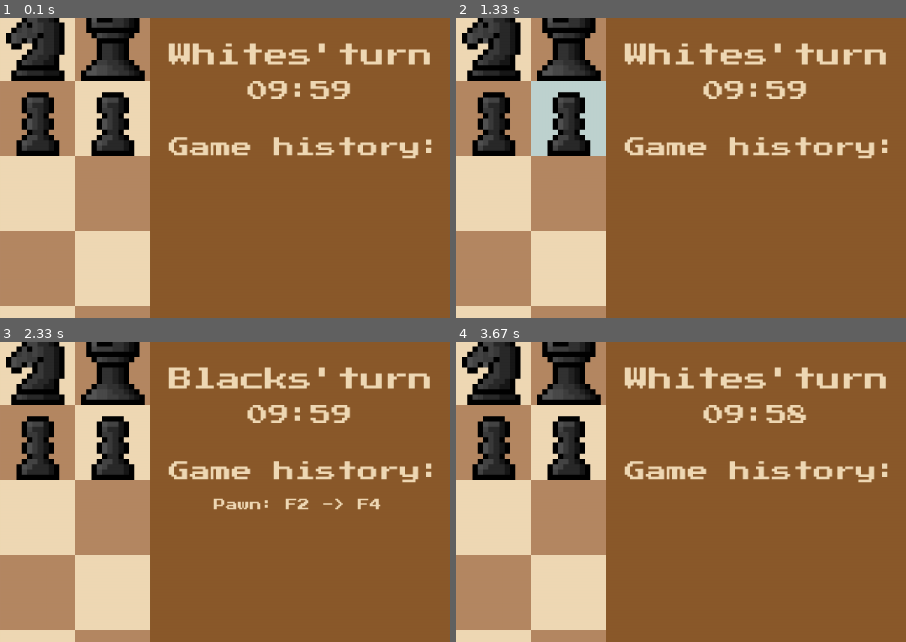
Above: before the commit, frames 1-4 (two rows, left to right).
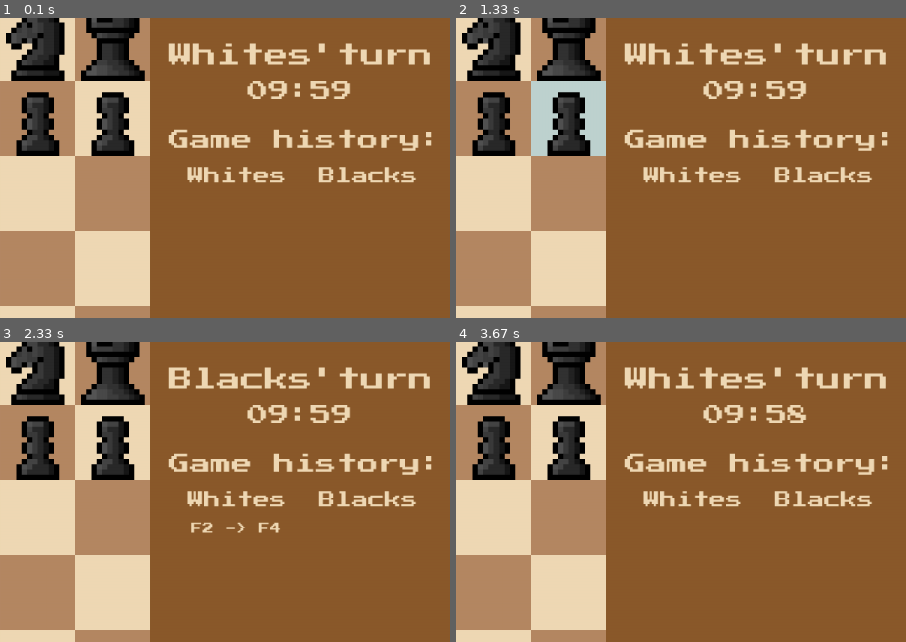
Above: after the commit, the same moments.

Repository: samuelminambres/chess.py
Game: pygame game, started from src/main.py
The game is run twice, just before and just after one commit, with the same random seed, the same clock (stepped at 60 frames per second) and the same inputs.
Inputs (mouse positions are % of the whole screen's width and height, from its top left):
- Up to frame 1 (0.1 s): no input
- Up to frame 2 (1.33 s): click "RESTART" at 0.38 s; click (65, 15) at 1.22 s
- Up to frame 3 (2.33 s): click (62, 59) at 1.55 s; click (45, 76) at 1.88 s; click (50, 62) at 2.22 s
- Up to frame 4 (3.67 s): click "UNDO" at 2.55 s
The pictures show only the part of the screen within x 50-100%, y 2-52%; the shares and areas given below are measured in that part.

The runs differ from the first frame. In frame 1, 3.5% of the frame differs, in the area x 37-96%, y 37-55%; in frame 2, 3.5%; in frame 3, 4.1%, in the area x 37-96%, y 37-64%; in frame 4, 3.5%.

Commit message:
feat: scrollable history and pawn promotion menu

Diff:
--- a/src/game.py
+++ b/src/game.py
@@ -84,7 +84,7 @@
     def __str__(self):
         result = ""
         for move in self.history:
-            result += f"\n{type(move["piece"]).__name__}: {to_notation(move["start"])} -> {to_notation(move["end"])}"
+            result += f"{to_notation(move["start"])} -> {to_notation(move["end"])}\n"
         return result
 
     def setup_standard_board(self):
@@ -167,24 +167,25 @@
         return legal_moves
 
     def pawn_promotion(self, x, y):
+        return (y == 0 or y == 7) and isinstance(self.board.get_piece_at(x, y), Pawn)
+
+    def promotion_to(self, piece, x, y):
         pawn = self.board.get_piece_at(x, y)
-        if not(y == 0 or y == 7) or not isinstance(pawn, Pawn):
-            return False
-        while True:
-            piece_to_promote = input("\nPawn promotion (Q, R, B, N): ").strip().upper()
-            self.board.remove_piece(x, y)
-            if piece_to_promote == "Q":
-                self.board.add_piece(Queen(pawn.color), x, y)
-            elif piece_to_promote == "R":
-                self.board.add_piece(Rook(pawn.color, has_moved = True), x, y)
-            elif piece_to_promote == "B":
-                self.board.add_piece(Bishop(pawn.color), x, y)
-            elif piece_to_promote == "N":
-                self.board.add_piece(Knight(pawn.color), x, y)
-            else:
-                print("\nPiece invalid, try again")
-                continue
-            return True
+        self.board.remove_piece(x, y)
+        if piece == "Q":
+            self.board.add_piece(Queen(pawn.color), x, y)
+        elif piece == "R":
+            self.board.add_piece(Rook(pawn.color, has_moved = True), x, y)
+        elif piece == "B":
+            self.board.add_piece(Bishop(pawn.color), x, y)
+        elif piece == "N":
+            self.board.add_piece(Knight(pawn.color), x, y)
+
+    def swap_turn(self):
+        if self.turn == "W":
+            self.turn = "B"
+        else:
+            self.turn = "W"
 
     def play_move(self, start, end):
         legal_moves = self.get_all_legal_moves()
@@ -204,14 +205,12 @@
                     self.board.en_passant_target = (start[0], start[1] + value)
                 else:
                     self.board.en_passant_target = None
-                # Pawn promotion
-                self.pawn_promotion(end[0], end[1])
                 # has_moved parameter comprobation for castling
                 if isinstance(piece, King):
                     piece.has_moved = True
                 elif isinstance(piece, Rook):
                     piece.has_moved = True
-                # Timer and swap turn logic
+                # Timer
                 current_time = time.time()
                 time_spent = current_time - self.turn_time
                 if self.turn  == "W":
@@ -219,12 +218,10 @@
                         return "TIMEOUT"
                     else:
                         self.white_timer -= time_spent
-                    self.turn = "B"
                 else:
                     self.black_timer -= time_spent
                     if self.black_timer <= 0:
                         return "TIMEOUT"
-                    self.turn = "W"
                 self.turn_time = time.time()
                 return "SUCCESS"
         return "INVALID"
--- a/src/gui.py
+++ b/src/gui.py
@@ -2,6 +2,7 @@
 import os
 from utils import seg_to_min_seg
 import time
+from math import ceil
 
 class Gui:
 
@@ -15,6 +16,9 @@
         self.images = {}
         self.load_images()
         self.font = os.path.join(os.path.dirname(__file__), "..", "assets", "fonts", "PressStart2P.ttf")
+        self.scroll_y = 0
+        self.light_color = (240, 217, 181)
+        self.dark_color = (181, 136, 99)
 
     def load_images(self):
         current_directory = os.path.dirname(__file__)
@@ -26,11 +30,9 @@
             self.images[piece] = pygame.transform.scale(image, (self.square_size, self.square_size))
 
     def draw_board(self):
-        light_color = (240, 217, 181)
-        dark_color = (181, 136, 99)
         for y in range(8):
             for x in range(8):
-                color = light_color if (x + y) % 2 == 0 else dark_color
+                color = self.light_color if (x + y) % 2 == 0 else self.dark_color
                 square = (x * self.square_size, y * self.square_size, self.square_size, self.square_size)
                 pygame.draw.rect(self.display, color, square)
 
@@ -51,23 +53,33 @@
         # timers
         self.timer(game)
         # game history
-        game_history = pygame.font.Font(self.font, 28).render("Game history:", True, (240, 217, 181))
-        self.display.blit(game_history, (825, 175))
+        game_history = pygame.font.Font(self.font, 28).render("Game history:", True, self.light_color)
+        self.display.blit(game_history, (825, 165))
+        whites = pygame.font.Font(self.font, 22).render("Whites", True, self.light_color)
+        self.display.blit(whites, (850, 215))
+        blacks = pygame.font.Font(self.font, 22).render("Blacks", True, self.light_color)
+        self.display.blit(blacks, (1025, 215))
+        # scrollable history
+        history_space = pygame.Surface((self.width - self.square_size * 8, 435), pygame.SRCALPHA)
+        history_space.fill((0,0,0,0))
         history = str(game).split("\n")
-        height = 225
-        for line in history[::-1]:
-            render_line = pygame.font.Font(self.font, 16).render(line, True, (240, 217, 181))
-            self.display.blit(render_line, (885, height))
-            height += 25
-            if height >= 700:
-                break
+        self.scrollbar(game)
+        for i, line in enumerate(history):
+            render_line = pygame.font.Font(self.font, 15).render(line, True, self.light_color)
+            # Whites
+            if i % 2 == 0:
+                history_space.blit(render_line, (55, i*15 + self.scroll_y))
+            # Blacks
+            else:
+                history_space.blit(render_line, (230, (i-1)*15 + self.scroll_y))
+        self.display.blit(history_space, (800, 257))
         # undo button
-        pygame.draw.rect(self.display, (181, 136, 99), (825, 725, 150, 50))
-        undo = pygame.font.Font(self.font, 20).render("UNDO", True, (240, 217, 181))
+        pygame.draw.rect(self.display, self.dark_color, (825, 725, 150, 50))
+        undo = pygame.font.Font(self.font, 20).render("UNDO", True, self.light_color)
         self.display.blit(undo, (860, 741))
         # restart button
-        pygame.draw.rect(self.display, (181, 136, 99), (1025, 725, 150, 50))
-        restart = pygame.font.Font(self.font, 20).render("RESTART", True, (240, 217, 181))
+        pygame.draw.rect(self.display, self.dark_color, (1025, 725, 150, 50))
+        restart = pygame.font.Font(self.font, 20).render("RESTART", True, self.light_color)
         self.display.blit(restart, (1031, 741))
 
     def timer(self, game):
@@ -80,13 +92,30 @@
             turn = "Blacks'"
         if current_time <= 0:
             return False
-        turn_line = pygame.font.Font(self.font, 32).render(f"{turn}turn", True, (240, 217, 181))
-        timer = pygame.font.Font(self.font, 28).render(seg_to_min_seg(current_time), True, (240, 217, 181))
+        turn_line = pygame.font.Font(self.font, 32).render(f"{turn}turn", True, self.light_color)
+        timer = pygame.font.Font(self.font, 28).render(seg_to_min_seg(current_time), True, self.light_color)
         self.display.blit(turn_line, (825, 50))
         self.display.blit(timer, (930, 100))
-
         return True
 
+    def scroll_limits(self, game):
+        history_pixel_length = ceil(len(game.history)/2)*30 - 15
+        if history_pixel_length > 435:
+            if self.scroll_y > 0:
+                self.scroll_y = 0
+            if self.scroll_y < 435 - history_pixel_length:
+                self.scroll_y = 435 - history_pixel_length
+            return 435 - history_pixel_length
+        self.scroll_y = 0
+        return False
+
+    def scrollbar(self, game):
+        scroll_difference = self.scroll_limits(game)
+        if not scroll_difference:
+            return None
+        bar = pygame.Surface((10, 435 + scroll_difference))
+        bar.fill(self.light_color)
+        self.display.blit(bar, (1170, 257 - self.scroll_y))
 
     def translate_coords(self, x_mouse, y_mouse):
         return x_mouse // self.square_size, y_mouse // self.square_size
@@ -95,23 +124,37 @@
         background = pygame.Surface((self.width, self.height), pygame.SRCALPHA)
         background.fill((0, 0, 0, 80))
         self.display.blit(background, (0, 0))
-        pygame.draw.rect(self.display, (181, 136, 99), (200, 200, 800, 400))
+        pygame.draw.rect(self.display, self.dark_color, (200, 200, 800, 400))
         if result == "CHECKMATE" or "TIMEOUT":
             if result == "CHECKMATE":
-                line_1 = pygame.font.Font(self.font, 80).render("CHECKMATE!", True, (240, 217, 181))
+                line_1 = pygame.font.Font(self.font, 80).render("CHECKMATE!", True, self.light_color)
             else:
-                line_1 = pygame.font.Font(self.font, 100).render("TIMEOUT!", True, (240, 217, 181))
+                line_1 = pygame.font.Font(self.font, 100).render("TIMEOUT!", True, self.light_color)
             winner = "Blacks" if game.turn == "W" else "Whites"
-            line_2 = pygame.font.Font(self.font, 60).render(f"{winner} win", True, (240, 217, 181))
+            line_2 = pygame.font.Font(self.font, 60).render(f"{winner} win", True, self.light_color)
             self.display.blit(line_2, (310, 425))
         elif result == "STALEMATE":
-            line_1 = pygame.font.Font(self.font, 80).render("STALEMATE!", True, (240, 217, 181))
-            line_2 = pygame.font.Font(self.font, 60).render("Tie", True, (240, 217, 181))
+            line_1 = pygame.font.Font(self.font, 80).render("STALEMATE!", True, self.light_color)
+            line_2 = pygame.font.Font(self.font, 60).render("Tie", True, self.light_color)
             self.display.blit(line_2, (505, 425))
         self.display.blit(line_1, (215, 325))
         pygame.display.flip()
 
-    def update_display(self, game, selected_square):
+    def pawn_promotion_menu(self, game):
+        background = pygame.Surface((self.width, self.height), pygame.SRCALPHA)
+        background.fill((0, 0, 0, 80))
+        self.display.blit(background, (0, 0))
+        pygame.draw.rect(self.display, self.dark_color, (275, 300, 650, 200))
+        pygame.draw.rect(self.display, self.light_color, (315, 340, 120, 120))
+        pygame.draw.rect(self.display, self.light_color, (465, 340, 120, 120))
+        pygame.draw.rect(self.display, self.light_color, (615, 340, 120, 120))
+        pygame.draw.rect(self.display, self.light_color, (765, 340, 120, 120))
+        self.display.blit(self.images[f"{game.turn}Queen"], (325, 350))
+        self.display.blit(self.images[f"{game.turn}Rook"], (475, 350))
+        self.display.blit(self.images[f"{game.turn}Bishop"], (625, 350))
+        self.display.blit(self.images[f"{game.turn}Knight"], (775, 350))
+
+    def update_display(self, game, selected_square, promotion):
         self.draw_board()
         self.draw_information(game)
         # highlight selected square
@@ -124,4 +167,6 @@
             y_pixel = y * self.square_size
             self.display.blit(highlighted_surface, (x_pixel, y_pixel))
         self.draw_pieces(game.board)
+        if promotion:
+            self.pawn_promotion_menu(game)
         pygame.display.flip()
--- a/src/main.py
+++ b/src/main.py
@@ -9,10 +9,10 @@
 game.setup_standard_board()
 
 running = True
-
+promotion = False
 selected_square = None
 while running:
-    gui.update_display(game, selected_square)
+    gui.update_display(game, selected_square, promotion)
     if not gui.timer(game):
         gui.show_result(game, "TIMEOUT")
         pygame.time.wait(5000)
@@ -22,7 +22,26 @@
             running = False
         elif event.type == pygame.MOUSEBUTTONDOWN:
             x_mouse, y_mouse = pygame.mouse.get_pos()
-            if selected_square is None:
+            if promotion:
+                if 340 < y_mouse < 460:
+                    if 315 < x_mouse < 435:
+                        game.promotion_to("Q", end[0], end[1])
+                        promotion = False
+                        game.swap_turn()
+                    elif 465 < x_mouse < 585:
+                        game.promotion_to("R", end[0], end[1])
+                        promotion = False
+                        game.swap_turn()
+                    if 615 < x_mouse < 715:
+                        game.promotion_to("B", end[0], end[1])
+                        promotion = False
+                        game.swap_turn()
+                    if 765 < x_mouse < 865:
+                        game.promotion_to("N", end[0], end[1])
+                        promotion = False
+                        game.swap_turn()
+
+            elif selected_square is None:
                 selected_square = gui.translate_coords(x_mouse, y_mouse)
                 if x_mouse > 800:
                     # undo button
@@ -31,7 +50,7 @@
                             print("\nError: no moves to undo, try again\n")
                             continue
                         game.undo_move()
-                        game.turn = "B" if game.turn == "W" else "W"
+                        game.swap_turn()
                         game.turn_time = time.time()
                         print("Move undone succesfully!\n")
                     # restart button
@@ -48,13 +67,18 @@
                 selected_square = None
                 if result == "INVALID":
                     print("Illegal movement, try again\n")
-                    continue
-                if result == "SUCCESS":
-                    print("Succesful movement!\n")
-                    continue
+                elif result == "SUCCESS":
+                    promotion = game.pawn_promotion(end[0], end[1])
+                    if not promotion:
+                        game.swap_turn()
                 else:
                     gui.show_result(game, result)
                     pygame.time.wait(5000)
                     running = False
+        # scroll
+        elif event.type == pygame.MOUSEWHEEL:
+            scroll_sens = 5
+            gui.scroll_y += event.y * scroll_sens
+
 pygame.quit()
 sys.exit()
